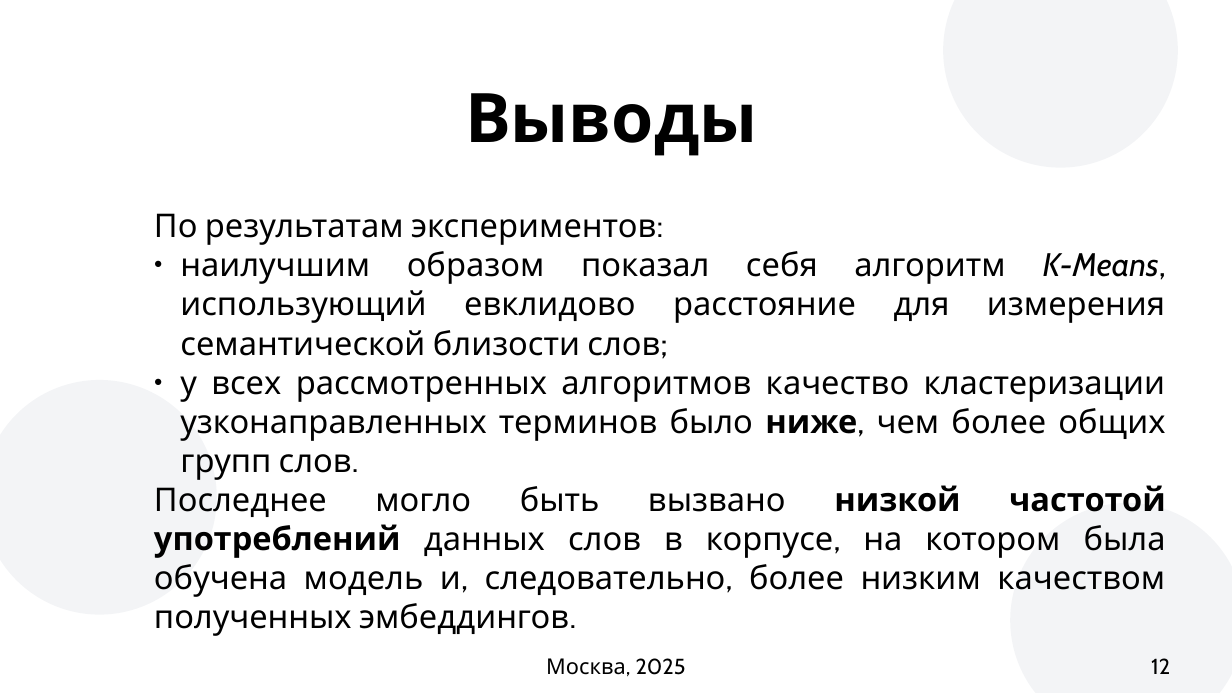
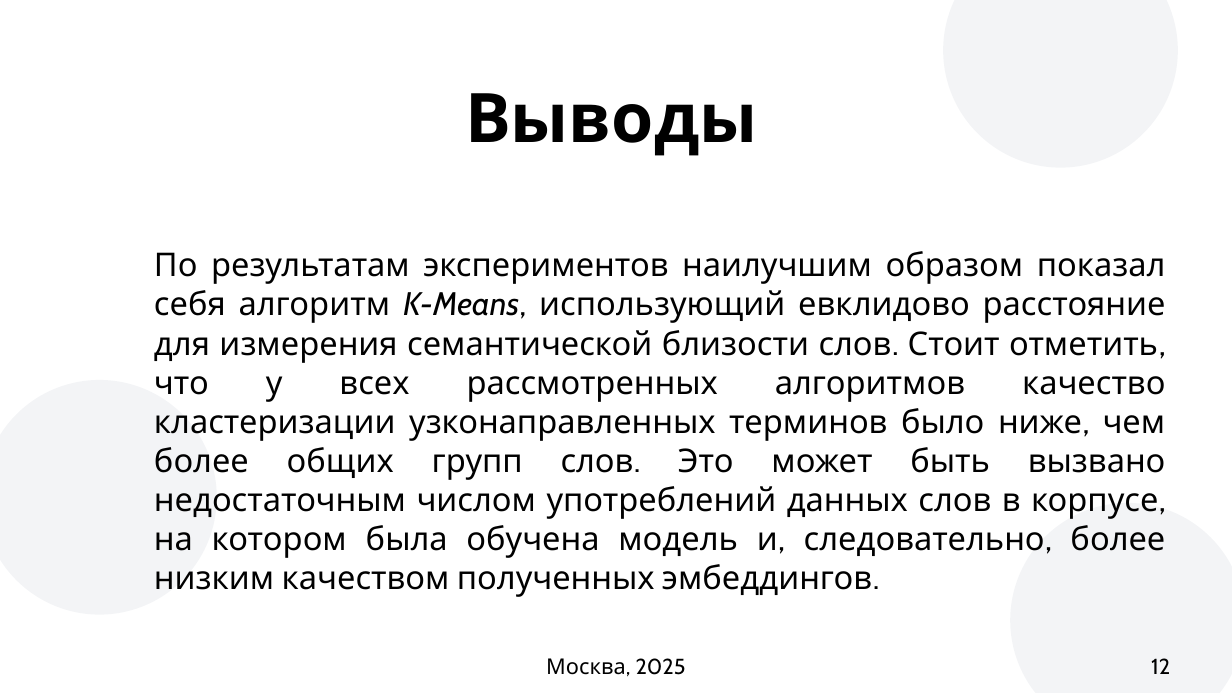
Before and after one commit to succSeeded/MSc, a slide deck: slide 12 of NLP/HW3/presentation_kirdin.odp. Drawn at 1232x693 pixels with LibreOffice and Linux fonts; fonts in the diff are those of the drawing; background and template pictures are left out. Boxes give left, top, right and bottom in pixels: in the first picture for what was removed or moved away, otherwise in the second. Text is boxed around its words. In the diff, an @@ line names an element or a change of style, - is before the commit and + after.

```diff
--- a/NLP/HW3/presentation_kirdin.odp
+++ b/NLP/HW3/presentation_kirdin.odp
@@ subtitle at [154,251,1166,597]: text changed @@
-По результатам экспериментов:
-● наилучшим образом показал себя алгоритм K-Means, использующий евклидово расстояние для измерения семантической близости слов;
-● у всех рассмотренных алгоритмов качество кластеризации узконаправленных терминов было ниже, чем более общих групп слов.
-Последнее могло быть вызвано низкой частотой употреблений данных слов в корпусе, на котором была обучена модель и, следовательно, более низким качеством полученных эмбеддингов.
+По результатам экспериментов наилучшим образом показал себя алгоритм K-Means, использующий евклидово расстояние для измерения семантической близости слов. Стоит отметить, что у всех рассмотренных алгоритмов качество кластеризации узконаправленных терминов было ниже, чем более общих групп слов. Это может быть вызвано недостаточным числом употреблений данных слов в корпусе, на котором была обучена модель и, следовательно, более низким качеством полученных эмбеддингов.
```
Also in this commit, not shown: 9 other slides changed, 38 other files.
